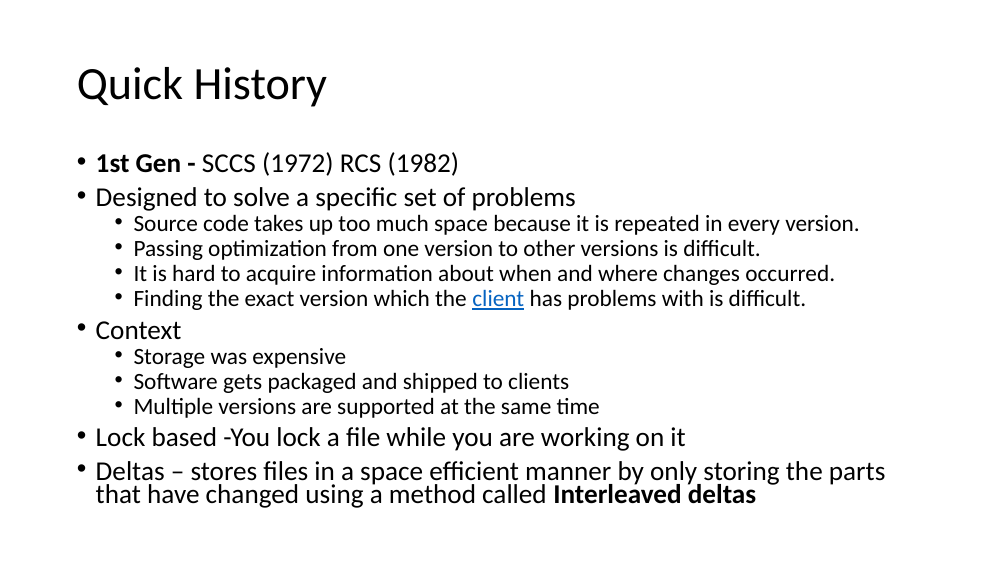
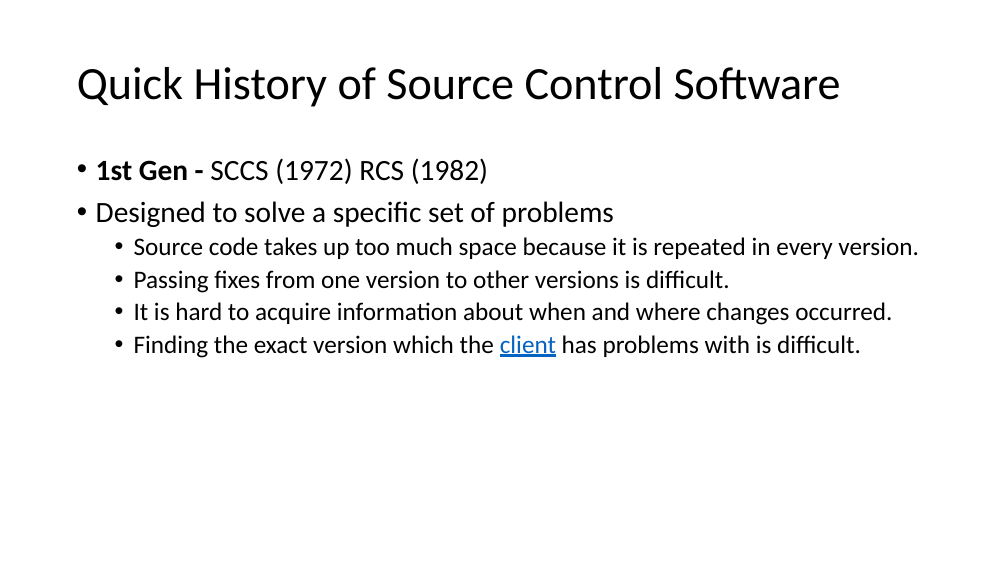
Before and after one commit to milodotnet/bootcamp, a slide deck: slide 7 of SourceControlPresentation.pptx (slide 5 before the commit). Drawn at 1008x567 pixels with LibreOffice and Linux fonts; fonts in the diff are those of the drawing. Boxes give left, top, right and bottom in pixels: in the first picture for what was removed or moved away, otherwise in the second. Text is boxed around its words. In the diff, an @@ line names an element or a change of style, - is before the commit and + after.

Commit message:
refactor some of the content in the history section

```diff
--- a/SourceControlPresentation.pptx
+++ b/SourceControlPresentation.pptx
@@ title at (77, 67, 841, 107): text changed @@
-Quick History
+Quick History of Source Control Software
@@ text at (96, 158, 919, 358): size 25.9 to 28 pt in "1st Gen - SCCS (1972) RCS (1982)", "Designed to solve a specific set of ..."; size 22.2 to 24 pt in "Source code takes up too much space ...", "It is hard to acquire information about ...", "Finding the exact version which the client ..."; line spacing 0.7 to 0.9 @@
@@ text at (134, 270, 730, 293): text changed; size 22.2 to 24 pt @@
-  • Passing optimization from one version to other versions is difficult.
+  • Passing fixes from one version to other versions is difficult.
@@ text at (96, 321, 886, 508): paragraphs removed @@
-• Context
-  • Storage was expensive
-  • Software gets packaged and shipped to clients
-  • Multiple versions are supported at the same time
-• Lock based -You lock a file while you are working on it
-• Deltas – stores files in a space efficient manner by only storing the parts that have changed using a method called Interleaved deltas
```
Also in this commit, not shown: 3 other slides changed, 4 slides added.
